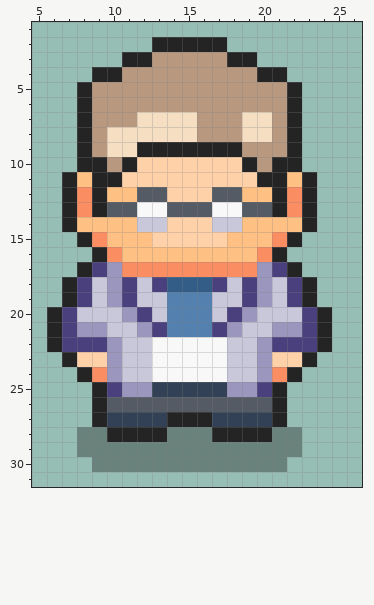
Pixel-art sprite: Assets/Sprites/NPCs/Van-Esyer.png. Above is the file before it was changed.
The file is 32x32 pixels. Shown: x 5..26, y 1..31.
After the commit:
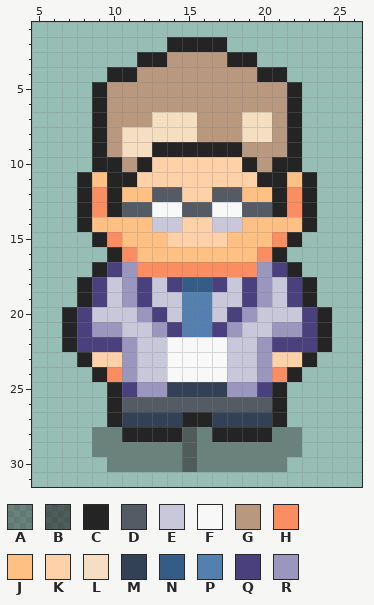
Palette (. is transparent): A #24242464  B #242424a1  C #242424  D #545b64  E #c9c8db  F #f9f8f8  G #b99880  H #fb8d62  J #ffc083  K #ffd1a9  L #f5dec1  M #324155  N #335c87  P #5480af  Q #4a407e  R #9b96bd
What changed:
y 2: x 13 C -> .
y 3: x 11 C -> .; x 13 G -> C
y 4: x 9 C -> .; x 11 G -> C
y 5..6: x 8..9 CG -> .C
y 7: x 8..9 CG -> .C; x 12 L -> G
y 8: x 8..10 CGL -> .CG
y 9: x 8..10 CGL -> .CG; x 12 C -> L
y 10: x 8 C -> .; x 10..12 GCK -> CGC
y 11: x 7..9 CJC -> .CJ; x 11 K -> C
y 12: x 7..10 CHCJ -> .CHC; x 12 D -> J; x 14 K -> D
y 13: x 7..10 CHCD -> .CHC; x 12 F -> D; x 14 D -> F
y 14: x 7..8 CJ -> .C; x 12 E -> J; x 14 K -> E
y 15: x 8..10 CHJ -> .CH; x 13 K -> J
y 16: x 9..11 CHJ -> .CH
y 17: x 8..11 CQRH -> .CQR
y 18: x 7..14 CQERQEQN -> .CQERQEQ
y 19: x 7..12 CQERQE -> .CQERQ; x 14 P -> E
y 20: x 6..8 CQE -> .CQ; x 11..14 RQEP -> ERQE
y 21: x 6..8 CQR -> .CQ; x 10 E -> R; x 12..14 RQP -> ERQ
y 22: x 6..7 CQ -> .C; x 10..11 RE -> QR; x 13 F -> E
y 23: x 7..8 CK -> .C; x 10..11 RE -> KR; x 13 F -> E
y 24: x 8..11 CHRE -> .CHR; x 13 F -> E
y 25: x 9..11 CQR -> .CQ; x 13 M -> R
y 26: x 9..10 CD -> .C
y 27: x 9..10 CM -> .C; x 14 C -> M
y 28: x 8 A -> .; x 10 C -> A; x 14..15 AA -> CB
y 29: x 8 A -> .; x 15 A -> B
y 30: x 9 A -> .; x 15 A -> B
Changed places in both pictures, as pixel boxes (x1, y1, x2, y2):
changed: (47, 37, 197, 472)
